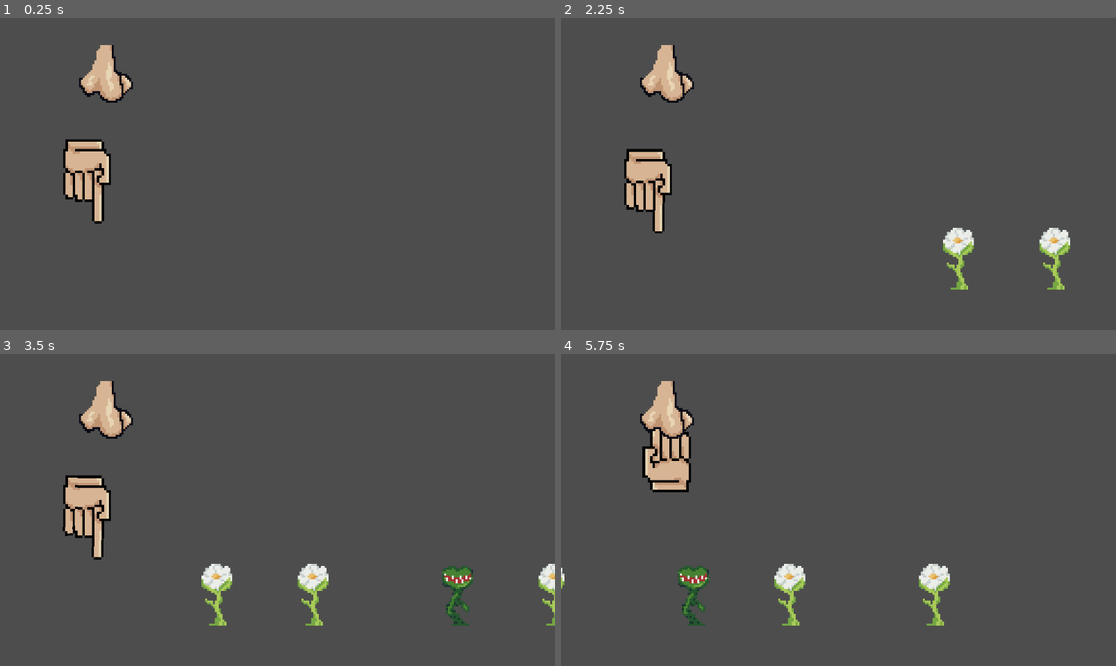
Above: before the commit, frames 1-4 (two rows, left to right).
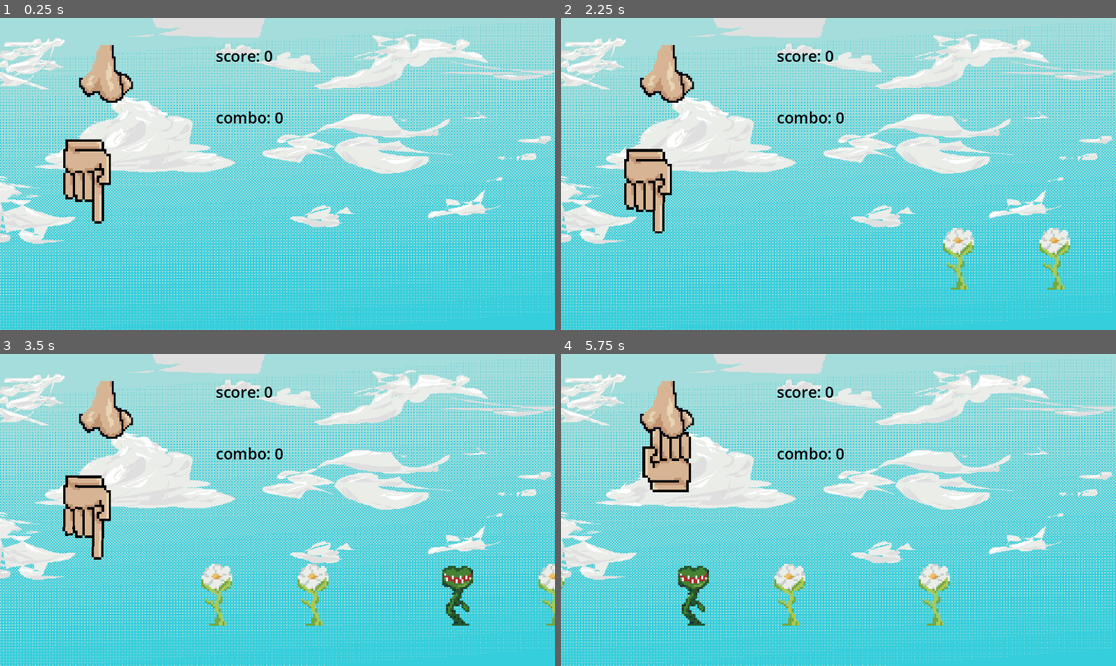
Above: after the commit, the same moments.

Repository: Lonely-Corner/SussexHackathon2026
Game: Godot game, scene res://Scenes/Main.tscn
The game is run twice, just before and just after one commit, with the same random seed, the same clock (stepped at 60 frames per second) and the same inputs.
Inputs:
- Up to frame 1 (0.25 s): no input
- Up to frame 2 (2.25 s): tap Enter (enter) at 0.5, 1.35 s; hold Space (space) 0.53-1.28 s; tap Space (space) at 1.55 s; hold Space (space) from 2.03 s (still down)
- Up to frame 3 (3.5 s): release Space (space) at 2.78 s; tap Space (space) at 2.85 s
- Up to frame 4 (5.75 s): hold Space (space) 3.53-4.28 s; tap Enter (enter) at 3.6 s; tap Space (space) at 4.35 s; hold Space (space) from 5.03 s (still down)

The runs differ from the first frame. In frame 1, 97% of the frame differs, in the area x 0-100%, y 0-100%; in frame 2, 96%; in frame 3, 95%; in frame 4, 96%.

Commit message:
fixed nose picking + counters
Co-Authored-By: Immanuel Sounthonevichit <immansounthon@protonmail.com>

Diff:
--- a/Scenes/Health.tscn
+++ /dev/null
@@ -1,8 +0,0 @@
-[gd_scene format=3 uid="uid://drlgd1g1a3p73"]
-
-[node name="Hearts" type="HBoxContainer" unique_id=1506584132]
-anchors_preset = 15
-anchor_right = 1.0
-anchor_bottom = 1.0
-grow_horizontal = 2
-grow_vertical = 2
--- a/Scenes/Main.tscn
+++ b/Scenes/Main.tscn
@@ -2,12 +2,35 @@
 
 [ext_resource type="Script" uid="uid://c0gpina7fds11" path="res://Scripts/Spawn.gd" id="1_kln2b"]
 [ext_resource type="PackedScene" uid="uid://bllkarx7c5knp" path="res://Scenes/Finger.tscn" id="2_idj7w"]
+[ext_resource type="Texture2D" uid="uid://c4qvasn4e0m1b" path="res://Assets/sky background.png" id="2_pbw6q"]
 [ext_resource type="PackedScene" uid="uid://bj2bgx71kx0ye" path="res://Scenes/Zone.tscn" id="3_kln2b"]
 [ext_resource type="PackedScene" uid="uid://djlwl0f2hg2cj" path="res://Scenes/Nose.tscn" id="4_rgh2o"]
-[ext_resource type="PackedScene" uid="uid://drlgd1g1a3p73" path="res://Scenes/Health.tscn" id="5_pbw6q"]
 
 [node name="Game" type="Node2D" unique_id=834624864]
 script = ExtResource("1_kln2b")
+
+[node name="TextureRect" type="TextureRect" parent="." unique_id=1835727830]
+texture_filter = 1
+offset_right = 1152.0
+offset_bottom = 648.0
+texture = ExtResource("2_pbw6q")
+expand_mode = 1
+
+[node name="ComboCounter" type="Label" parent="." unique_id=1080415226]
+offset_left = 448.0
+offset_top = 184.0
+offset_right = 696.0
+offset_bottom = 304.0
+theme_override_colors/font_color = Color(0, 0, 0, 1)
+theme_override_font_sizes/font_size = 32
+
+[node name="ScoreCounter" type="Label" parent="." unique_id=2134152885]
+offset_left = 448.0
+offset_top = 56.0
+offset_right = 696.0
+offset_bottom = 176.0
+theme_override_colors/font_color = Color(0, 0, 0, 1)
+theme_override_font_sizes/font_size = 32
 
 [node name="Camera2D" type="Camera2D" parent="." unique_id=1656800527]
 position = Vector2(576, 324)
@@ -26,9 +49,3 @@
 position = Vector2(216, 120)
 zone = NodePath("../Finger/Zone")
 finger = NodePath("../Finger")
-
-[node name="Health" parent="." unique_id=610520519 instance=ExtResource("5_pbw6q")]
-offset_left = 912.0
-offset_top = 16.0
-offset_right = 912.0
-offset_bottom = 16.0
--- a/Scenes/Zone.tscn
+++ b/Scenes/Zone.tscn
@@ -8,8 +8,7 @@
 script = ExtResource("1_5iecr")
 
 [node name="CollisionShape2D" type="CollisionShape2D" parent="." unique_id=979703498]
-position = Vector2(0, 100)
-scale = Vector2(1, 10)
+scale = Vector2(1, 50)
 shape = SubResource("RectangleShape2D_hed5w")
 
 [connection signal="area_entered" from="." to="." method="_on_area_entered"]
--- a/Scripts/Finger.gd
+++ b/Scripts/Finger.gd
@@ -1,9 +1,10 @@
 extends Node2D
 
 @export var nose = Node2D;
+@export var multiplier = 1;
 
 var toggled = false;
-@export var nosePicked = true;
+@export var nosePicked = false;
 
 var nosein = Vector2(232, 200)
 var noseout = Vector2(232, 220)
@@ -31,6 +32,7 @@
 			position = nosein;
 			if nose.leak:
 				nosePicked = true;
+				multiplier *= 2;
 			else:
 				nosePicked = false;
 		else:
--- a/Scripts/Nose.gd
+++ b/Scripts/Nose.gd
@@ -16,7 +16,7 @@
 # Called every frame. 'delta' is the elapsed time since the previous frame.
 func _process(_delta: float) -> void:
 
-	if pickCondition >= 3:
+	if pickCondition == 3:
 		$Sprite2D2.set_visible(true);
 		leak = true;
 		pickCondition = 0;
--- a/Scripts/Zone.gd
+++ b/Scripts/Zone.gd
@@ -18,7 +18,6 @@
 			combo = 0
 			currentHealth -= 1
 			nose.pickCondition = 0;
-			print(combo)
 		currentPlant = null
 
 func _process(_delta):
@@ -26,16 +25,15 @@
 		var result = currentPlant.score()
 
 		if result == 1:
-			combo += 1
-			score += 1;
-			nose.pickCondition += 1;
+			if !finger.toggled:
+				combo += 1
+				score += (1 * finger.multiplier);
+				nose.pickCondition += 1;
 		else:
 			currentHealth -= 2
 			combo = 0
 
-		if finger.nosePicked:
-			score *= 2;
+	$"../../ComboCounter".text = "combo: " + str(combo)
+	$"../../ScoreCounter".text = "score: " + str(score)
 
-		print("health = ", currentHealth)
-		print("combo = ", combo)
-		print("score = ", score)
+		#print("health = ", currentHealth)
Binary file removed: Assets/full heart.png
Binary file removed: Assets/half heart.png
Not shown, removed: Assets/half heart.png.import
Binary file added: Assets/heart spritesheet.png
Not shown, changed: Assets/heart spritesheet.png.import
